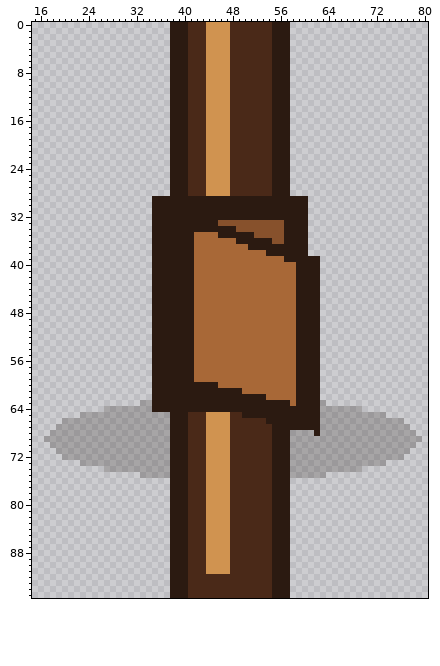
Pixel-art file, stored at assets/source/aseprite/objects/placeables_96/door_open_end-up_96.aseprite. This is how it looked before the edit.
96x96 pixels, 1 frame. Shown: x 15..80, y 0..95.
New version:
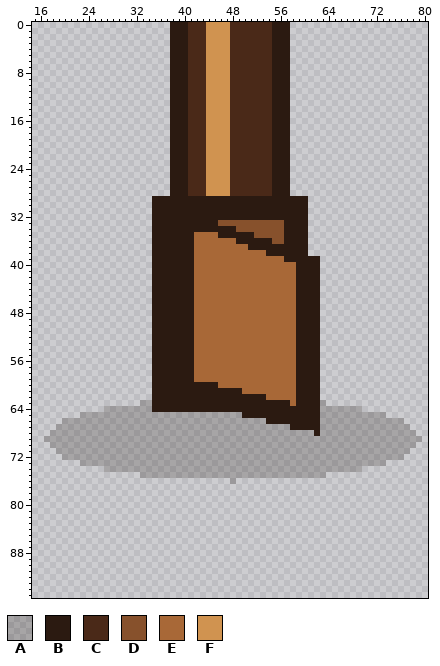
Palette (. is transparent): A #1b120d37  B #2b1a11  C #4a2918  D #87512c  E #a86837  F #d09350
Change:
Changed rows in their new state; - is an unchanged pixel.
first column x 38:
65 AAAAAAAAAAAA--------
66 AAAAAAAAAAAAAAAA----
67 AAAAAAAAAAAAAAAAAAAA
68 AAAAAAAAAAAAAAAAAAAA
69 AAAAAAAAAAAAAAAAAAAA
70 AAAAAAAAAAAAAAAAAAAA
71 AAAAAAAAAAAAAAAAAAAA
72 AAAAAAAAAAAAAAAAAAAA
73 AAAAAAAAAAAAAAAAAAAA
74 AAAAAAAAAAAAAAAAAAAA
75 AAAAAAAAAAAAAAAAAAAA
76 ..........A.........
77 ....................
78 ....................
79 ....................
80 ....................
81 ....................
82 ....................
83 ....................
84 ....................
85 ....................
86 ....................
87 ....................
88 ....................
89 ....................
90 ....................
91 ....................
92 ....................
93 ....................
94 ....................
95 ....................
